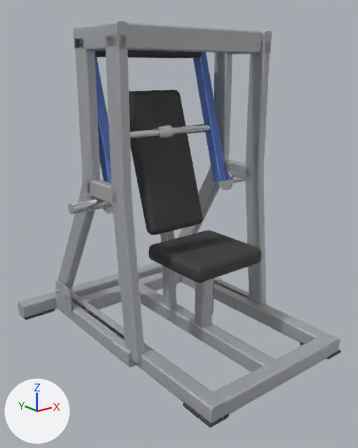
Two versions of the glTF model catalogs/ludus/models/LD-A017/model.glb, one commit apart.
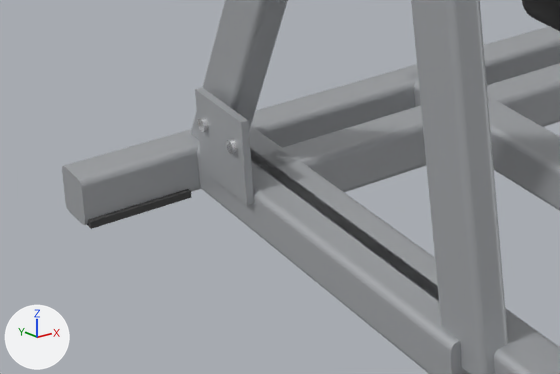
The first picture shows the older version from a camera (50 mm lens) standing at (-1.53, -1.87, 1.33) and looking at (-0.05, -0.02, 0.59). The close-ups show the older and then the newer version on the part from 0% to 45% of the width and 57% to 81% of the height of that picture. Only the edits that show in the close-ups are written down. Every picture has the same lights, and +X, +Y and +Z are marked at lower left. Where no turn or scale is listed for an object, it has been applied to the vertices.

The first close-up shows 'Mesh_0', 'Mesh_0.002', 'Mesh_0.004', 'Mesh_0.006', 'Mesh_0.007', 'foot', 'gusset.001', 'seat_pad', 'side_leg_tube.002', 'side_leg_tube.003' and 2 more.
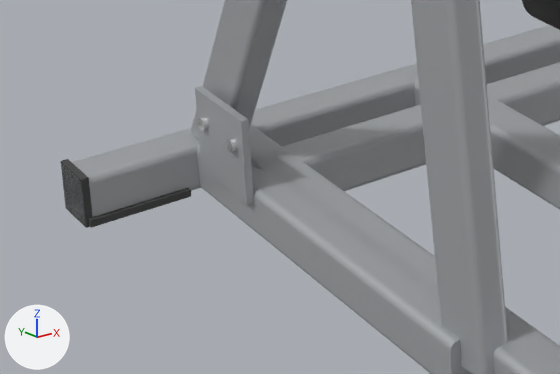
ob_equipment is not drawn itself; it is the parent of ob_base, ob_station.

Changed parts and their boxes (x1, y1, x2, y2) in the close-ups (560 x 374 px):
'Mesh_0.006', moved
    before: (196, 139, 471, 374)
    after: (196, 138, 473, 374)
'Mesh_0.002', moved
    before: (62, 26, 560, 225)
    after: (62, 25, 560, 224)
'Mesh_0.007', moved
    before: (251, 63, 560, 192)
    after: (251, 62, 560, 191)
'Mesh_0', moved
    before: (249, 128, 560, 374)
    after: (249, 127, 560, 374)
'side_leg_tube.003', moved
    before: (191, 0, 288, 140)
    after: (191, 0, 287, 139)
'Mesh_0.004', moved
    before: (409, 72, 560, 211)
    after: (409, 71, 560, 209)
'gusset.001', moved
    before: (195, 87, 254, 205)
    after: (195, 86, 254, 204)
'foot', moved
    before: (87, 189, 192, 229)
    after: (88, 188, 191, 228)
'end_cap', added
    after: (61, 159, 93, 228)
'seat_pad', moved
    before: (522, 0, 560, 31)
    after: (522, 0, 560, 30)
'bolt.003', moved
    before: (226, 139, 238, 154)
    after: (226, 138, 237, 153)
'bolt.002', moved
    before: (198, 118, 209, 132)
    after: (198, 116, 209, 131)

The edits, one by one:
Object 'equipment' (ob_equipment) moves from (0.0, -0.0025, 0.0) to (0.0, -0.0025, 0.002).
Object 'seat_pad' (ob_seat_pad) moves from (0.0, -0.159, 0.46) to (0.0, -0.159, 0.462).
Object 'side_leg_tube.003' (ob_side_leg_tube_003) moves from (0.0, -0.139, 0.0) to (0.0, -0.139, 0.002).
Object 'end_cap' (ob_end_cap) is new; it shows me_mesh_1.
Its parent is ob_base.
Its location is (-0.644, 0.643, 0.04).
Its scale is (0.012, 0.084, 0.084).
